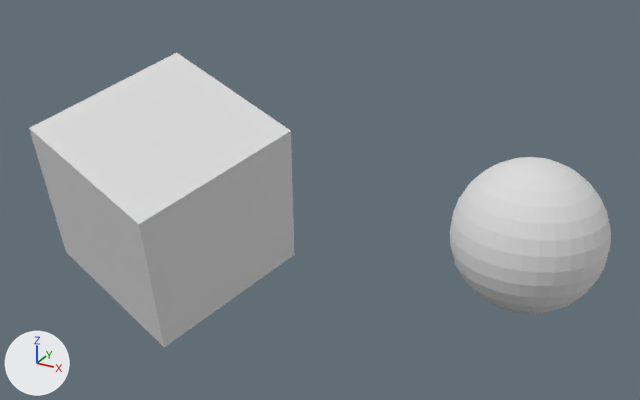
The COLLADA model ExampleScenes/CubanSphere/CubanSphere.dae: old version first, new version second.
Before and after are seen from a 50 mm camera at (7.62, -11.66, 5.44) aimed at (2.93, -3.13, 1.18). Every picture has the same lights, and +X, +Y and +Z are marked at lower left. Where no turn or scale is listed for an object, it has been applied to the vertices.

Names of what the first picture shows: 'MrCube', 'Sphere'.
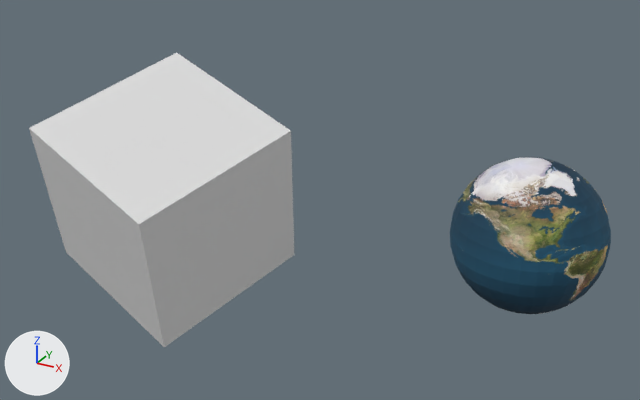
Where the change shows, as pixel boxes [x1, y1, x2, y2] in the pictures (640 x 400 px):
'Sphere', surface changed (grey to blue): [450, 157, 611, 314] in both

The edits, one by one:
Picture 'Earthmap1000x500.exr' (img_earthmap1000x500_exr) is new.
In material 'SphereMaterial' (mat_spherematerial), base_color is no longer (0.72, 0.72, 0.72), light grey #dddddd.
In material 'SphereMaterial' (mat_spherematerial), texture is now set to img_earthmap1000x500_exr.
me_sphere has 482 vertices, 512 faces and spans x -1.0..1.0, y -1.0..1.0, z -1.0..1.0.
me_sphere is used by ob_sphere; location (5.032, -1.423, 0.473).
me_sphere part 1: texture (UV) coordinates changed.
